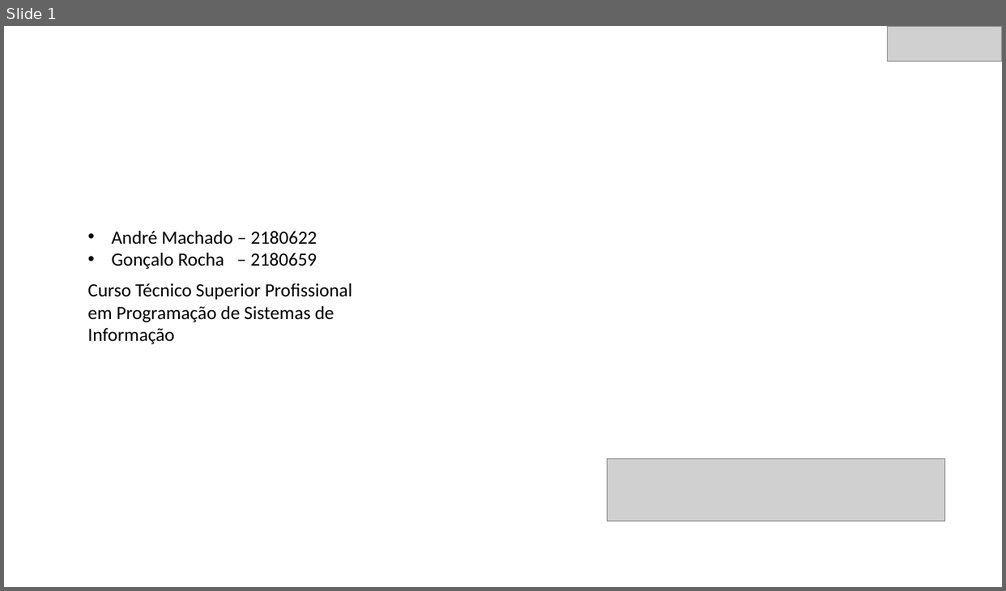
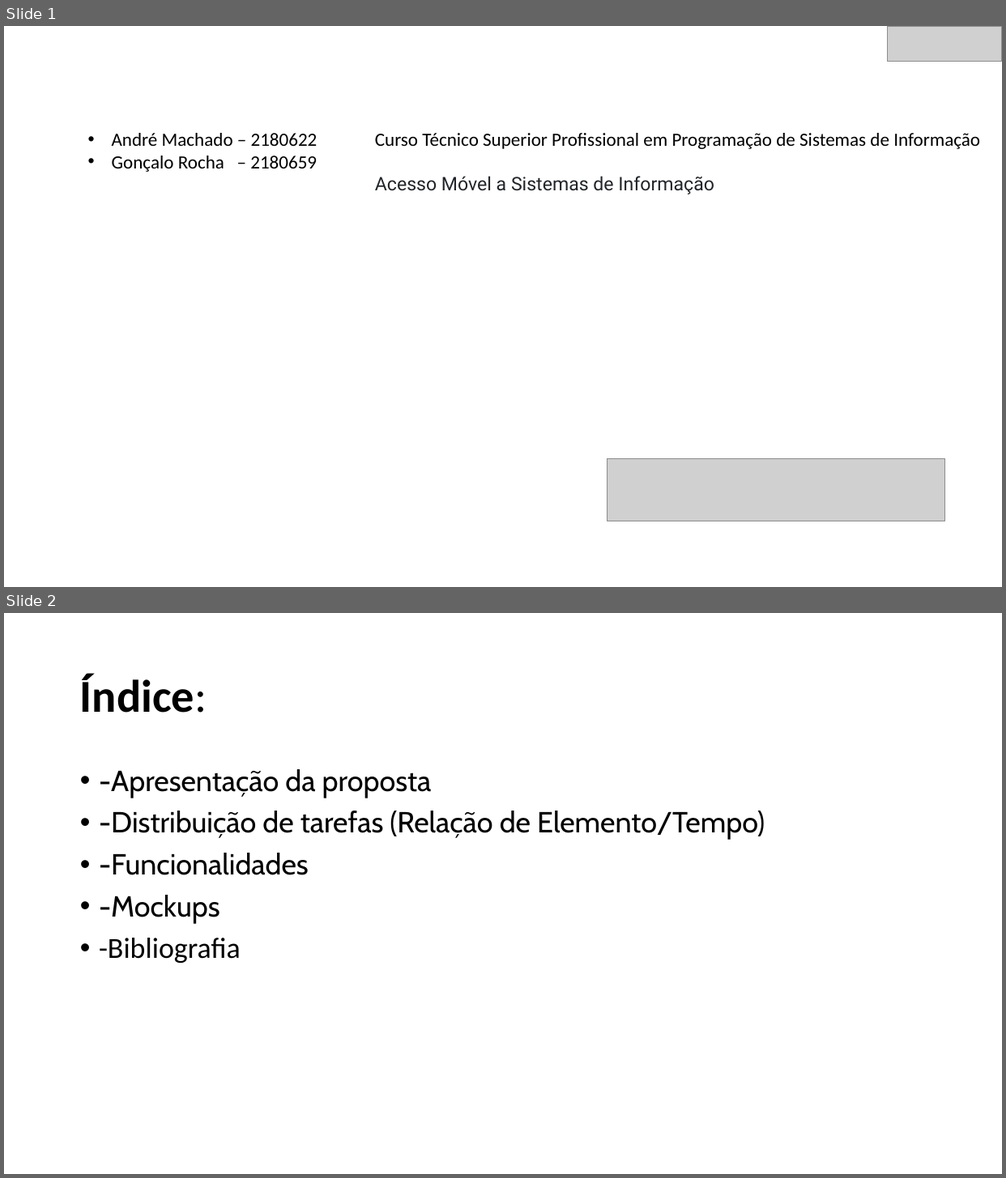
Before and after one commit to 2180622/IPL_PSI_ProjetoFinal_SARAMAGO, a slide deck: Documentacao/Especificacao_Sistema_Informacao/AndroidPowerPoint.pptx. Shown one above the other, each under a label of ours: slide 1 before the commit, slides 1 and 2 after it. The pictures are 1006x591 and 1006x1178 pixels, drawn with LibreOffice and Linux fonts; fonts in the diff are those of the drawing; grey boxes stand for pictures; background and template pictures are left out. Boxes give left, top, right and bottom in pixels: in the first picture for what was removed or moved away, otherwise in the second. Text is boxed around its words. In the diff, an @@ line names an element or a change of style, - is before the commit and + after.

```diff
--- a/Documentacao/Especificacao_Sistema_Informacao/AndroidPowerPoint.pptx
+++ b/Documentacao/Especificacao_Sistema_Informacao/AndroidPowerPoint.pptx
@@ slide 2 added at <box>4,613,1002,1174</box>, background #FFFFFF @@
@@ title added at <box>80,673,207,713</box>, 44 pt, text #000000, bold @@
+Índice:
@@ text added at <box>99,769,765,963</box>, 28 pt, text #000000 @@
+• -Apresentação da proposta
+• -Distribuição de tarefas (Relação de Elemento/Tempo)
+• -Funcionalidades
+• -Mockups
+• -Bibliografia
@@ slide 1 changed as well @@
@@ text "André Machado – 2180622": place and size @@
-text "André Machado – 2180622" at <box>112,231,317,269</box>
+text "André Machado – 2180622" at <box>112,133,317,172</box>
@@ text "Curso Técnico Superior Profissional em ...": place and size @@
-text "Curso Técnico Superior Profissional em ..." at <box>88,284,352,344</box>
+text "Curso Técnico Superior Profissional em ..." at <box>375,133,980,194</box>
@@ text at <box>375,176,714,194</box>: paragraph added @@
+Acesso Móvel a Sistemas de Informação
```
Also in this commit, not shown: 5 other slides added, 1 other file.
